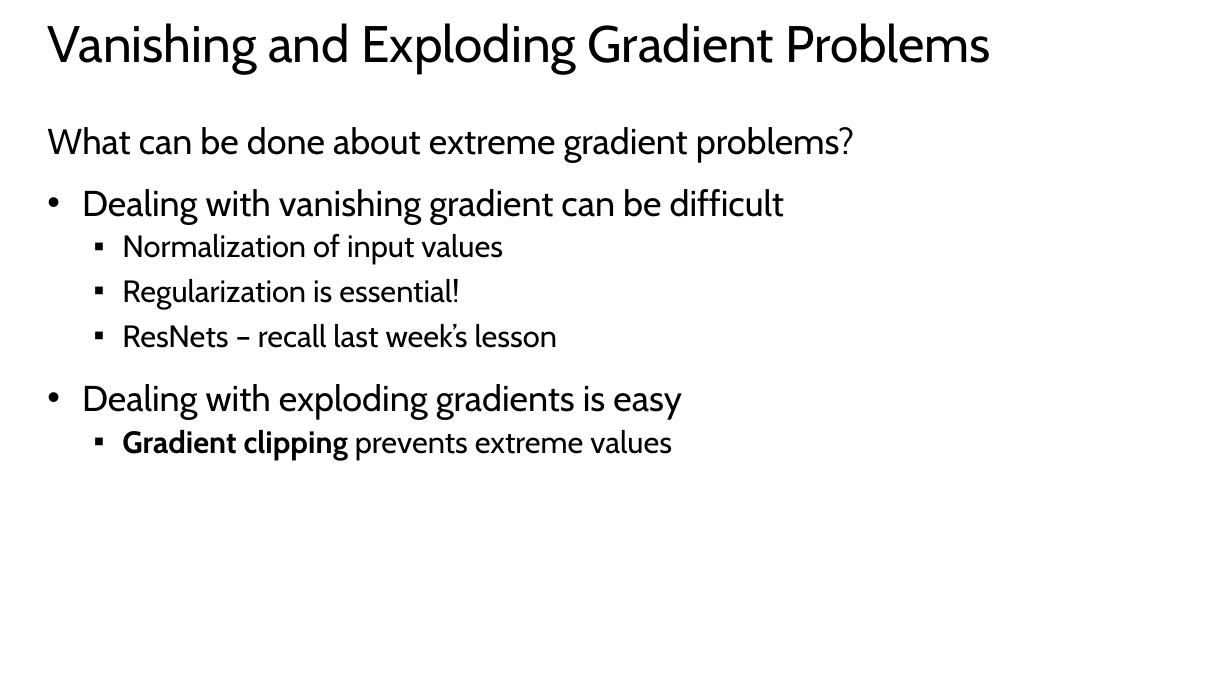
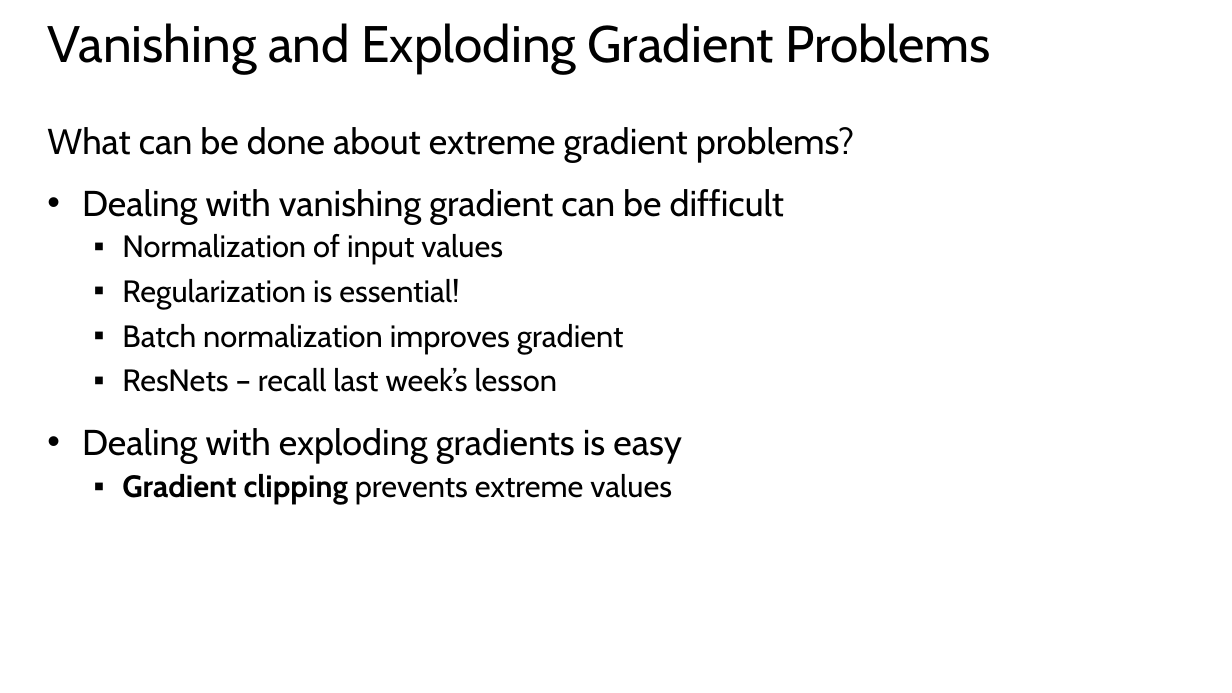
Before and after one commit to StephenElston/CSCI-E25, a slide deck: slide 24 of SuplementaryMaterial/RegularizatioinAndOptimization.pptx (slide 25 before the commit). Drawn at 1232x693 pixels with LibreOffice and Linux fonts; fonts in the diff are those of the drawing. Boxes give left, top, right and bottom in pixels: in the first picture for what was removed or moved away, otherwise in the second. Text is boxed around its words. In the diff, an @@ line names an element or a change of style, - is before the commit and + after.

```diff
--- a/SuplementaryMaterial/RegularizatioinAndOptimization.pptx
+++ b/SuplementaryMaterial/RegularizatioinAndOptimization.pptx
@@ text at [122,324,624,354]: paragraph added @@
+  ▪ Batch normalization improves gradient
```
Also in this commit, not shown: 3 other slides changed, 12 slides removed.
